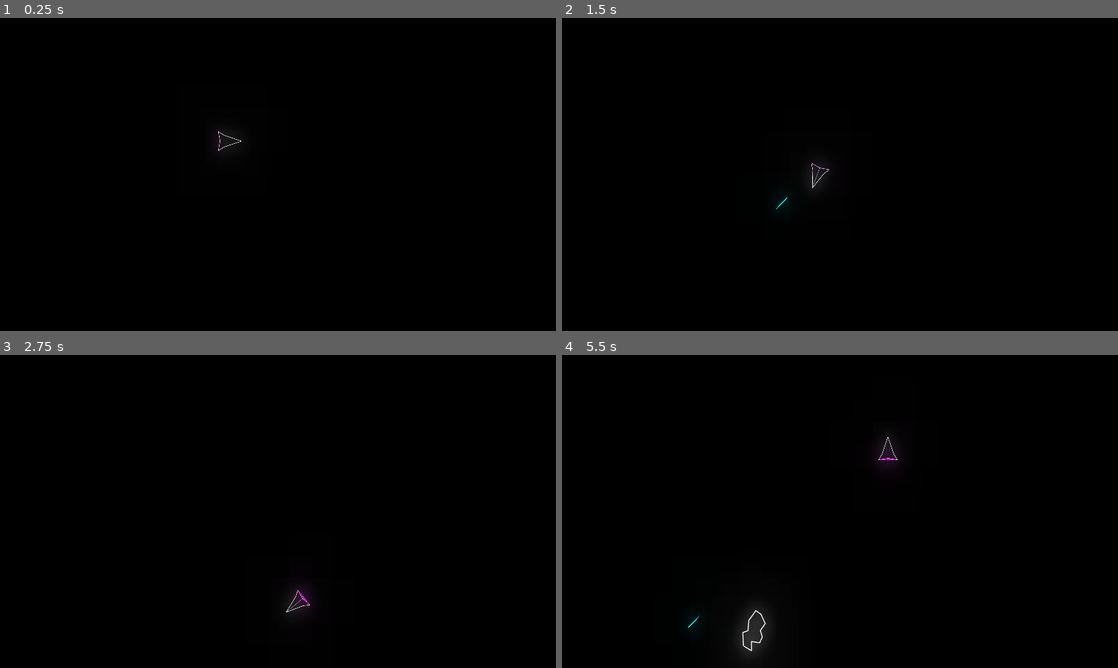
Above: before the commit, frames 1-4 (two rows, left to right).
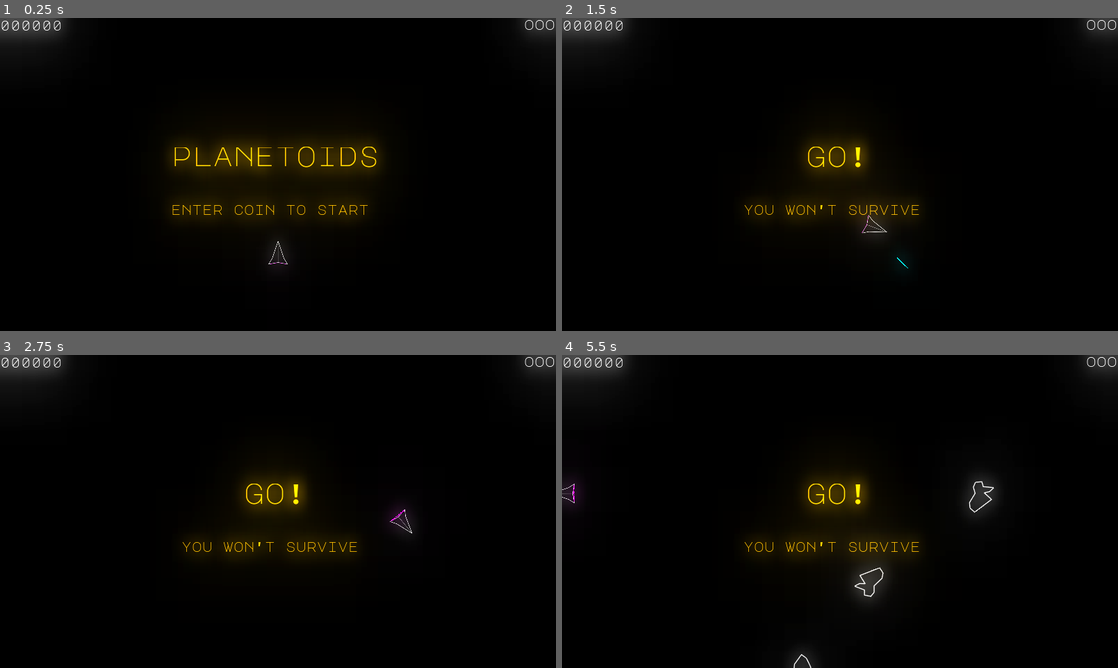
Above: after the commit, the same moments.

Repository: liske/Planetoids
Game: Godot game, scene res://scenes/Space.tscn
Two runs of this game, one before a commit and one after it. Both use one fixed random seed, a clock stepped at 60 frames per second and the inputs below.
Inputs:
- Up to frame 1 (0.25 s): no input
- Up to frame 2 (1.5 s): tap Enter at 0.5 s; hold Right (rotate_right) 0.53-1.28 s; hold W (boost) 0.53-1.28 s; hold Left (rotate_left) from 1.28 s (still down); tap Space (shoot) at 1.35 s
- Up to frame 3 (2.75 s): release Left (rotate_left) at 2.03 s; hold Right (rotate_right) from 2.03 s (still down); hold W (boost) from 2.03 s (still down)
- Up to frame 4 (5.5 s): release W (boost) at 2.78 s; tap Space (shoot) at 2.85, 4.35 s; release Right (rotate_right) at 3.53 s; hold W (boost) 3.53-4.28 s; hold Left (rotate_left) from 3.53 s (still down); hold W (boost) from 5.03 s (still down)

The runs differ from the first frame. In frame 1, 8.1% of the frame differs, in the area x 0-100%, y 0-79%; in frame 2, 4.6%; in frame 3, 4.7%; in frame 4, 7.2%.

Commit message:
hud: add a HUD

Diff:
--- /dev/null
+++ b/objects/controls/HUD.gd
@@ -0,0 +1,5 @@
+extends Control
+
+func show_start():
+	$MainMessage.text = "go!"
+	$SubMessage.text = "you won't survive"
--- /dev/null
+++ b/objects/controls/HUD.tscn
@@ -0,0 +1,52 @@
+[gd_scene load_steps=4 format=2]
+
+[ext_resource path="res://objects/fonts/MajorMonoDisplay LARGE.tres" type="DynamicFont" id=1]
+[ext_resource path="res://objects/fonts/MajorMonoDisplay SMALL.tres" type="DynamicFont" id=2]
+[ext_resource path="res://objects/controls/HUD.gd" type="Script" id=3]
+
+[node name="HUD" type="Control"]
+anchor_right = 1.0
+anchor_bottom = 1.0
+script = ExtResource( 3 )
+
+[node name="MainMessage" type="Label" parent="."]
+margin_left = 398.0
+margin_top = 284.0
+margin_right = 868.0
+margin_bottom = 349.0
+grow_horizontal = 2
+grow_vertical = 2
+custom_colors/font_color = Color( 1, 0.74902, 0, 1 )
+custom_fonts/font = ExtResource( 1 )
+text = "planetoids"
+align = 1
+valign = 1
+
+[node name="SubMessage" type="Label" parent="."]
+margin_left = 564.0
+margin_top = 433.0
+margin_right = 679.0
+margin_bottom = 447.0
+grow_horizontal = 2
+grow_vertical = 2
+custom_colors/font_color = Color( 1, 0.74902, 0, 1 )
+custom_fonts/font = ExtResource( 2 )
+text = "enter coin to start"
+align = 1
+valign = 1
+
+[node name="Score" type="Label" parent="."]
+margin_right = 40.0
+margin_bottom = 14.0
+custom_fonts/font = ExtResource( 2 )
+text = "000000"
+
+[node name="Lives" type="Label" parent="."]
+margin_left = 1135.0
+margin_top = -1.0
+margin_right = 1279.0
+margin_bottom = 32.0
+grow_horizontal = 0
+custom_fonts/font = ExtResource( 2 )
+text = "ooo"
+align = 2
--- /dev/null
+++ b/objects/fonts/MajorMonoDisplay LARGE.tres
@@ -0,0 +1,7 @@
+[gd_resource type="DynamicFont" load_steps=2 format=2]
+
+[ext_resource path="res://assets/fonts/MajorMonoDisplay/MajorMonoDisplay-Regular.ttf" type="DynamicFontData" id=1]
+
+[resource]
+size = 64
+font_data = ExtResource( 1 )
--- /dev/null
+++ b/objects/fonts/MajorMonoDisplay MEDIUM.tres
@@ -0,0 +1,7 @@
+[gd_resource type="DynamicFont" load_steps=2 format=2]
+
+[ext_resource path="res://assets/fonts/MajorMonoDisplay/MajorMonoDisplay-Regular.ttf" type="DynamicFontData" id=1]
+
+[resource]
+size = 48
+font_data = ExtResource( 1 )
--- /dev/null
+++ b/objects/fonts/MajorMonoDisplay SMALL.tres
@@ -0,0 +1,7 @@
+[gd_resource type="DynamicFont" load_steps=2 format=2]
+
+[ext_resource path="res://assets/fonts/MajorMonoDisplay/MajorMonoDisplay-Regular.ttf" type="DynamicFontData" id=1]
+
+[resource]
+size = 32
+font_data = ExtResource( 1 )
--- a/scenes/Space.gd
+++ b/scenes/Space.gd
@@ -7,6 +7,7 @@
 ]
 
 var ASTROID_OFFSET = -200
+var idle_game = true
 
 onready var viewport_size = get_viewport_rect().size
 
@@ -15,6 +16,10 @@
 
 func viewport_changed():
 	viewport_size = get_viewport_rect().size
+
+func _input(event):
+	if idle_game:
+		$HUD.show_start()
 
 func _on_Timer_timeout():
 	var sector = randi() % 4
--- a/scenes/Space.tscn
+++ b/scenes/Space.tscn
@@ -1,7 +1,8 @@
-[gd_scene load_steps=4 format=2]
+[gd_scene load_steps=5 format=2]
 
 [ext_resource path="res://objects/ship/Ship.tscn" type="PackedScene" id=1]
 [ext_resource path="res://scenes/Space.gd" type="Script" id=2]
+[ext_resource path="res://objects/controls/HUD.tscn" type="PackedScene" id=3]
 
 [sub_resource type="Environment" id=1]
 background_mode = 4
@@ -16,7 +17,8 @@
 script = ExtResource( 2 )
 
 [node name="Ship" parent="." instance=ExtResource( 1 )]
-position = Vector2( 529, 283 )
+position = Vector2( 640, 540 )
+rotation = -1.5708
 scale = Vector2( 0.5, 0.5 )
 
 [node name="Timer" type="Timer" parent="."]
@@ -25,4 +27,6 @@
 [node name="WorldEnvironment" type="WorldEnvironment" parent="."]
 environment = SubResource( 1 )
 
+[node name="HUD" parent="." instance=ExtResource( 3 )]
+
 [connection signal="timeout" from="Timer" to="." method="_on_Timer_timeout"]
Binary file added: assets/fonts/MajorMonoDisplay/MajorMonoDisplay-Regular.ttf
Not shown, added: assets/fonts/MajorMonoDisplay/OFL.txt
